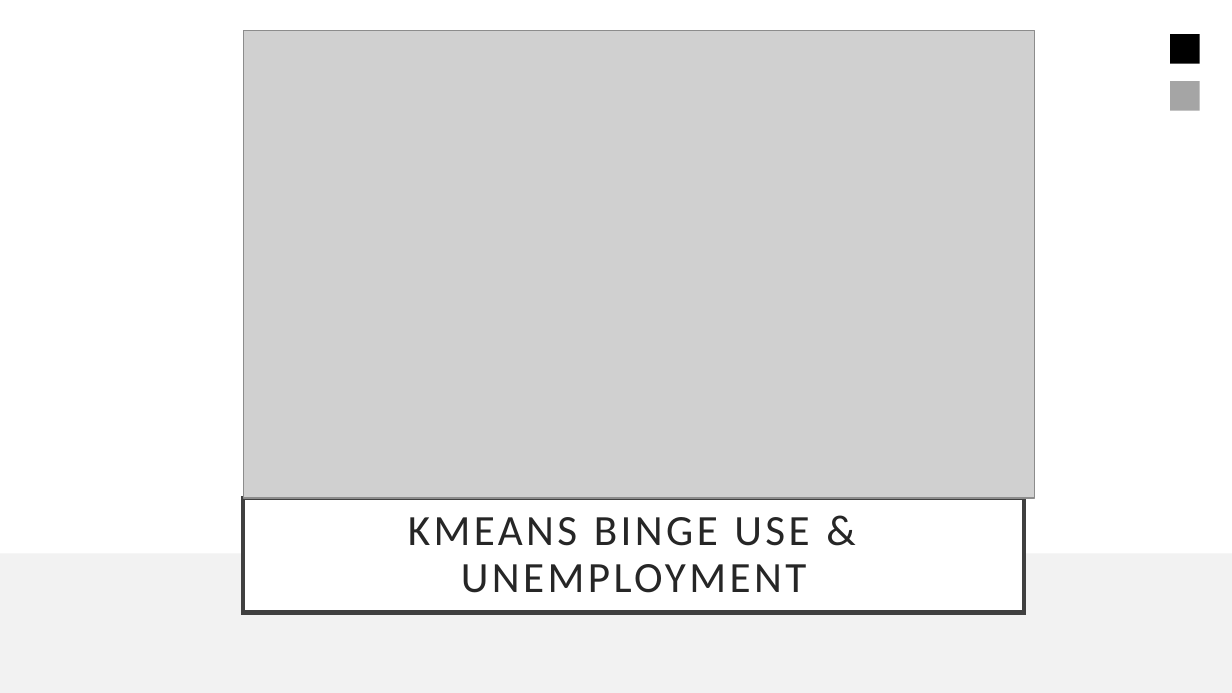
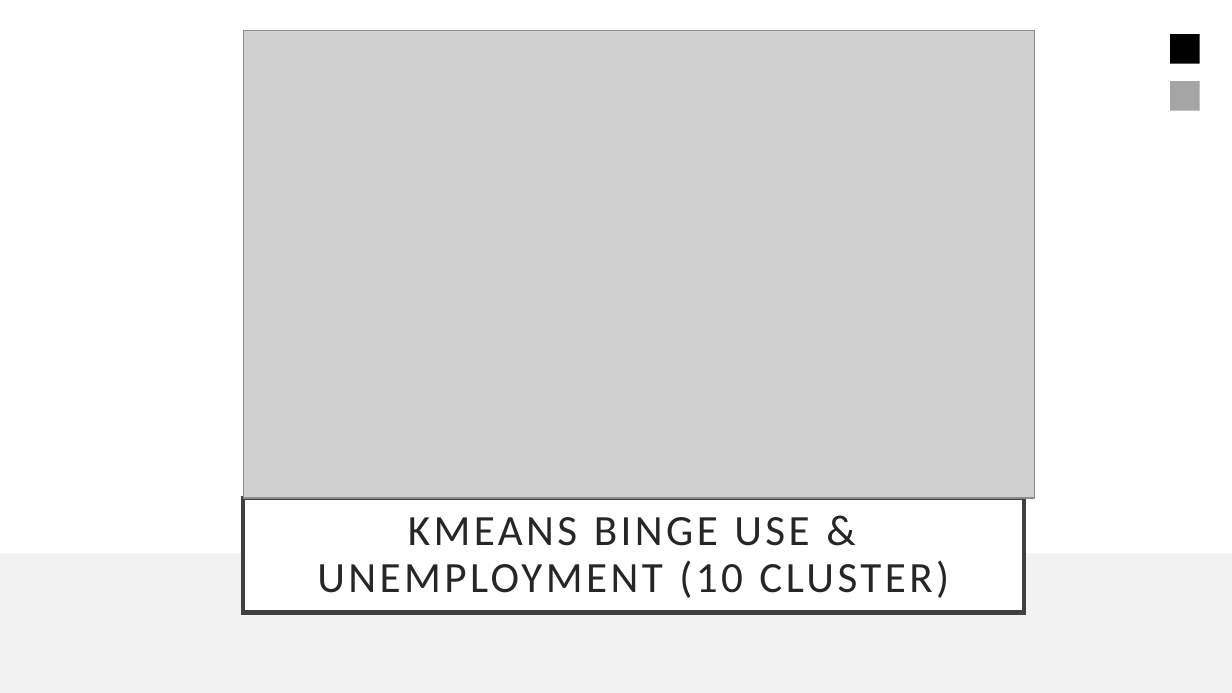
Before and after one commit to khiggins115/capstone_final, a slide deck: slide 20 of deliverables/capstone_KH.pptx. Drawn at 1232x693 pixels with LibreOffice and Linux fonts; fonts in the diff are those of the drawing; grey boxes stand for pictures. Boxes give left, top, right and bottom in pixels: in the first picture for what was removed or moved away, otherwise in the second. Text is boxed around its words. In the diff, an @@ line names an element or a change of style, - is before the commit and + after.

```diff
--- a/deliverables/capstone_KH.pptx
+++ b/deliverables/capstone_KH.pptx
@@ title at (317,517,949,598): text changed @@
-KMEANS BINGE USE & UNEMPLOYMENT
+KMEANS BINGE USE & UNEMPLOYMENT (10 CLUSTER)
```
Also in this commit, not shown: 4 other slides changed, 5 other files.
